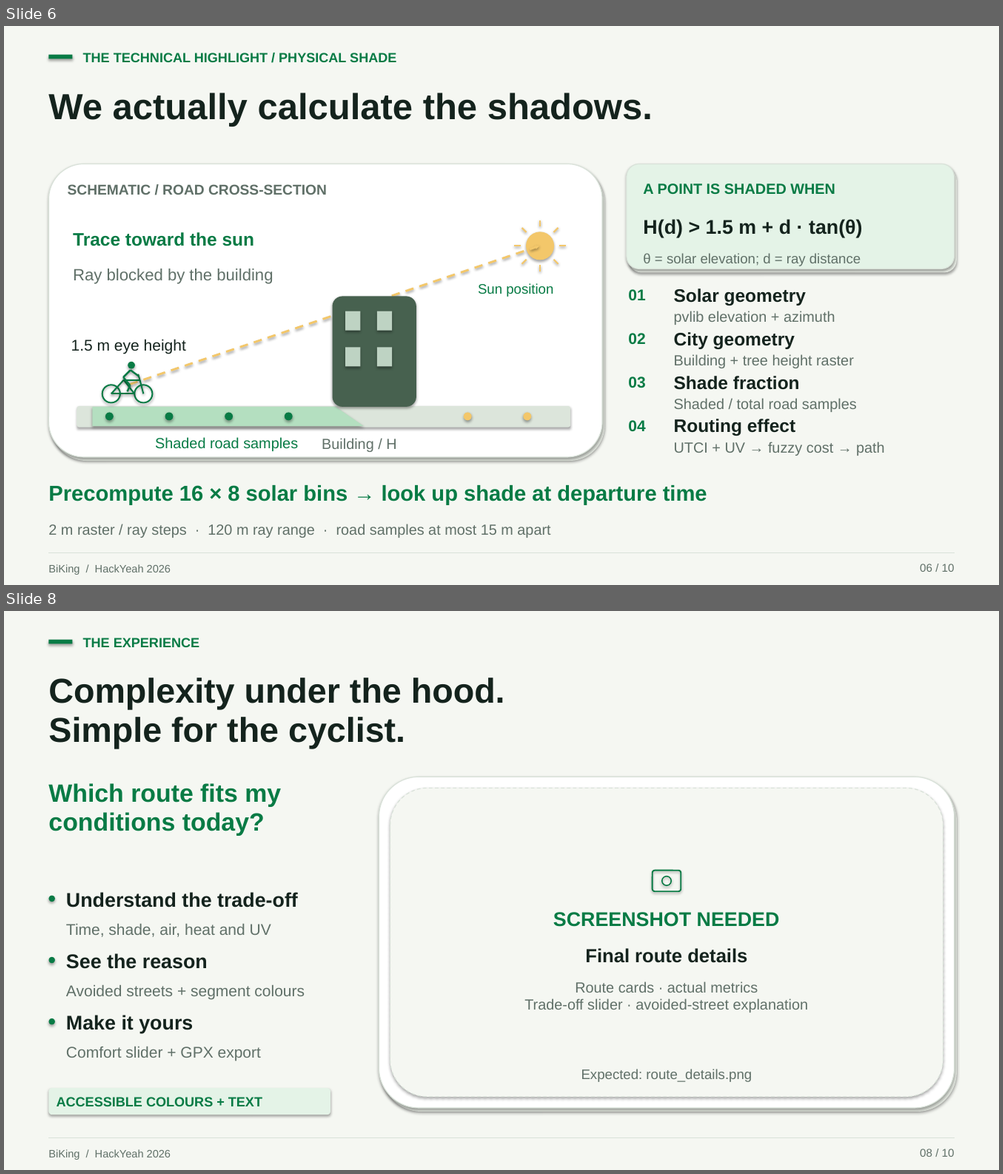
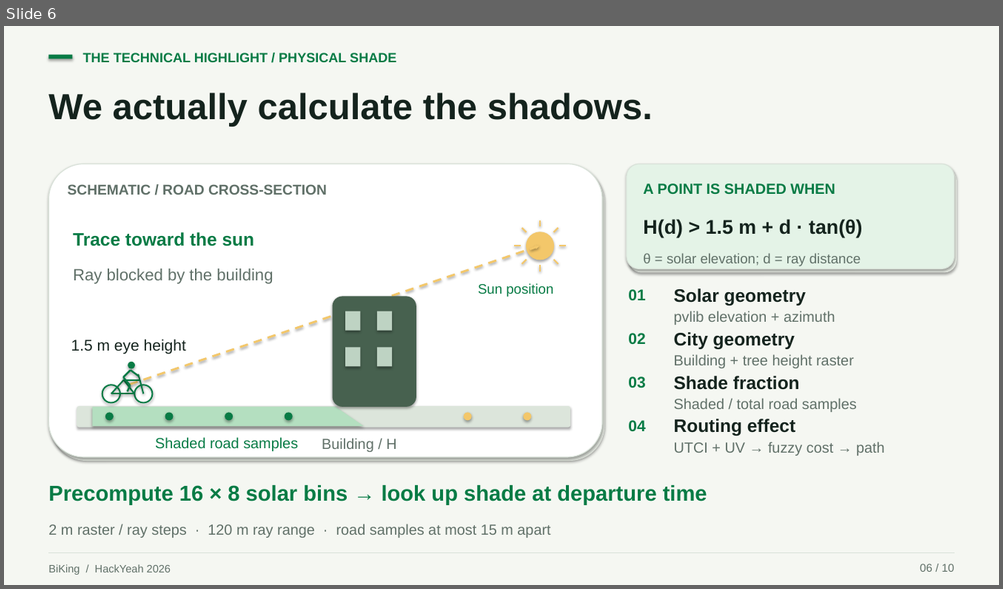
Before and after one commit to karabowiczjakub/larpathon, a slide deck: presentation/BiKing_HackYeah.pptx. Shown one above the other, each under a label of ours: slides 6 and 8 before the commit, slide 6 after it; the slides between them are not shown. The pictures are 1003x1174 and 1003x589 pixels, drawn with LibreOffice and Linux fonts; fonts in the diff are those of the drawing. Boxes give left, top, right and bottom in pixels: in the first picture for what was removed or moved away, otherwise in the second. Text is boxed around its words. In the diff, an @@ line names an element or a change of style, - is before the commit and + after.

```diff
--- a/presentation/BiKing_HackYeah.pptx
+++ b/presentation/BiKing_HackYeah.pptx
@@ slide 8 removed at box(4, 611, 999, 1170), background #F5F7F2 @@
@@ rectangle removed at box(48, 640, 72, 644) @@
@@ text removed at box(83, 638, 199, 647) @@
-THE EXPERIENCE
@@ text removed at box(48, 678, 505, 749) @@
-Complexity under the hood.
-Simple for the cyclist.
@@ text removed at box(48, 783, 281, 836) @@
-Which route fits my
-conditions today?
@@ rounded rectangle removed at box(379, 777, 954, 1108) @@
@@ rounded rectangle removed at box(381, 780, 956, 1112) @@
@@ rounded rectangle removed at box(390, 788, 942, 1097) @@
@@ rounded rectangle removed at box(652, 870, 681, 891) @@
@@ ellipse removed at box(662, 877, 671, 886) @@
@@ ellipse removed at box(48, 896, 55, 902) @@
@@ text removed at box(66, 892, 298, 908) @@
-Understand the trade-off
@@ text removed at box(553, 912, 780, 927) @@
-SCREENSHOT NEEDED
@@ text removed at box(66, 924, 271, 937) @@
-Time, shade, air, heat and UV
@@ ellipse removed at box(48, 957, 55, 963) @@
@@ text removed at box(66, 954, 208, 969) @@
-See the reason
@@ text removed at box(585, 948, 747, 963) @@
-Final route details
@@ text removed at box(66, 985, 304, 999) @@
-Avoided streets + segment colours
@@ text removed at box(524, 982, 808, 1013) @@
-Route cards · actual metrics
-Trade-off slider · avoided-street explanation
@@ ellipse removed at box(48, 1019, 55, 1025) @@
@@ text removed at box(66, 1015, 193, 1034) @@
-Make it yours
@@ text removed at box(66, 1047, 261, 1062) @@
-Comfort slider + GPX export
@@ text removed at box(581, 1069, 751, 1082) @@
-Expected: route_details.png
@@ rounded rectangle removed at box(48, 1088, 330, 1115) @@
@@ text removed at box(57, 1097, 262, 1107) @@
-ACCESSIBLE COLOURS + TEXT
@@ line removed from (48, 1138) to (954, 1138) @@
@@ text removed at box(48, 1150, 170, 1160) @@
-BiKing / HackYeah 2026
@@ text removed at box(919, 1149, 954, 1157) @@
-08 / 10
```
Also in this commit, not shown: 3 slides changed, 1 slide added, 13 other files.
